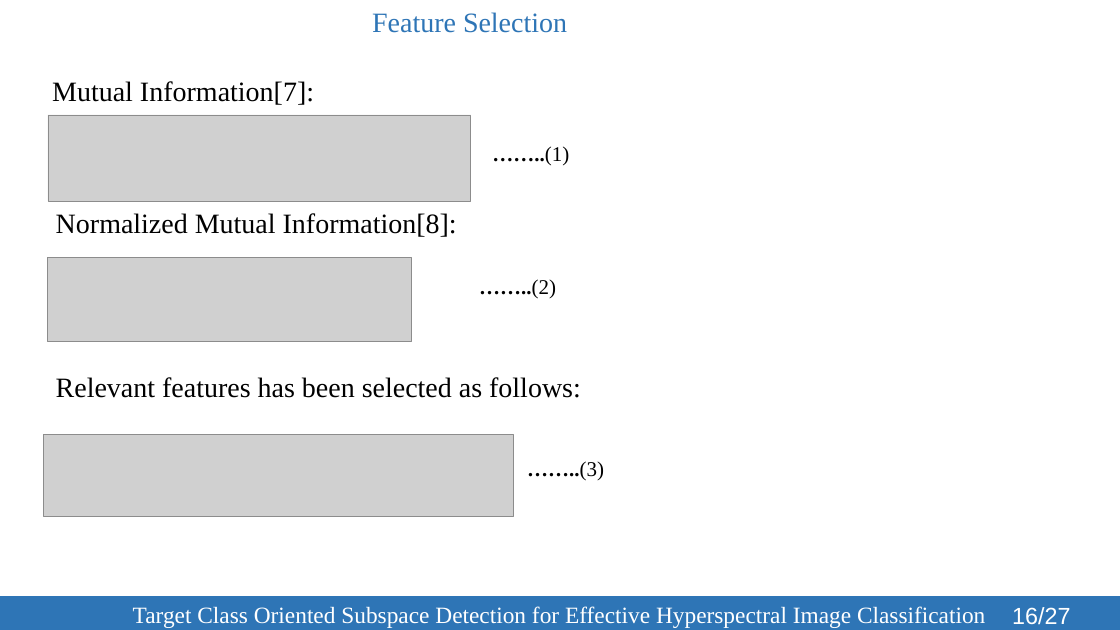
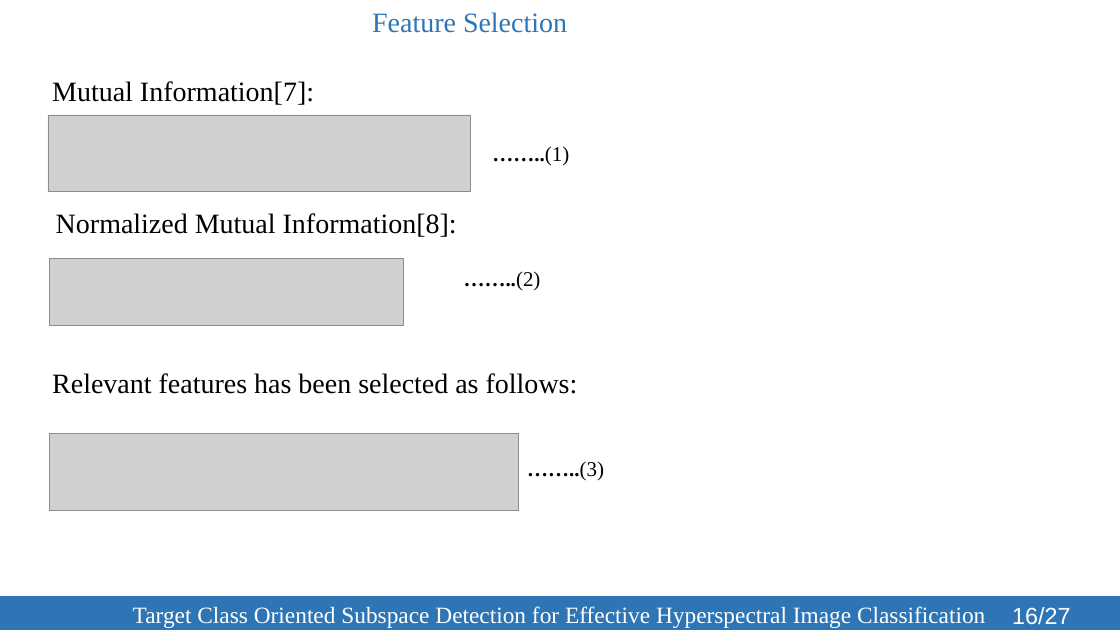
Before and after one commit to SleepyBrain/Remote-Sensing, a slide deck: slide 16 of 123086/TCOSD-123086.pptx. Drawn at 1120x630 pixels with LibreOffice and Linux fonts; fonts in the diff are those of the drawing; grey boxes stand for pictures; background and template pictures are left out. Boxes give left, top, right and bottom in pixels: in the first picture for what was removed or moved away, otherwise in the second. Text is boxed around its words. In the diff, an @@ line names an element or a change of style, - is before the commit and + after.

```diff
--- a/123086/TCOSD-123086.pptx
+++ b/123086/TCOSD-123086.pptx
@@ picture: place and size @@
-picture at <box>48,115,471,201</box>
+picture at <box>48,115,471,192</box>
@@ picture: place and size @@
-picture at <box>47,257,411,341</box>
+picture at <box>49,259,403,325</box>
@@ text "……..(2)": place and size @@
-text "……..(2)" at <box>479,279,556,299</box>
+text "……..(2)" at <box>464,271,541,290</box>
@@ text "Relevant features has been selected ...": place and size @@
-text "Relevant features has been selected ..." at <box>56,377,581,398</box>
+text "Relevant features has been selected ..." at <box>52,373,578,394</box>
@@ picture: place and size @@
-picture at <box>44,435,513,517</box>
+picture at <box>49,434,518,510</box>
```
Also in this commit, not shown: 2 other slides changed, 1 other file.
